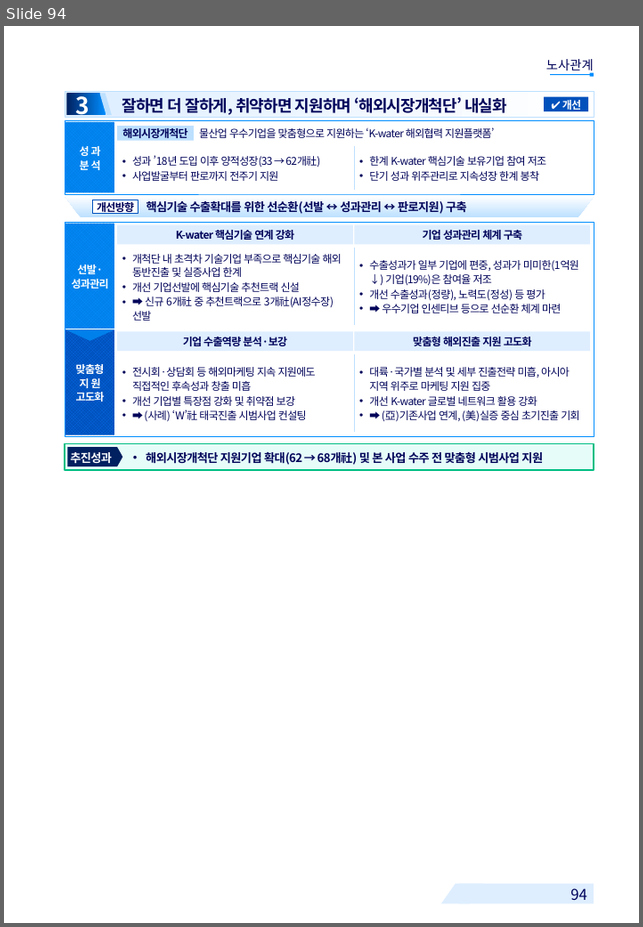
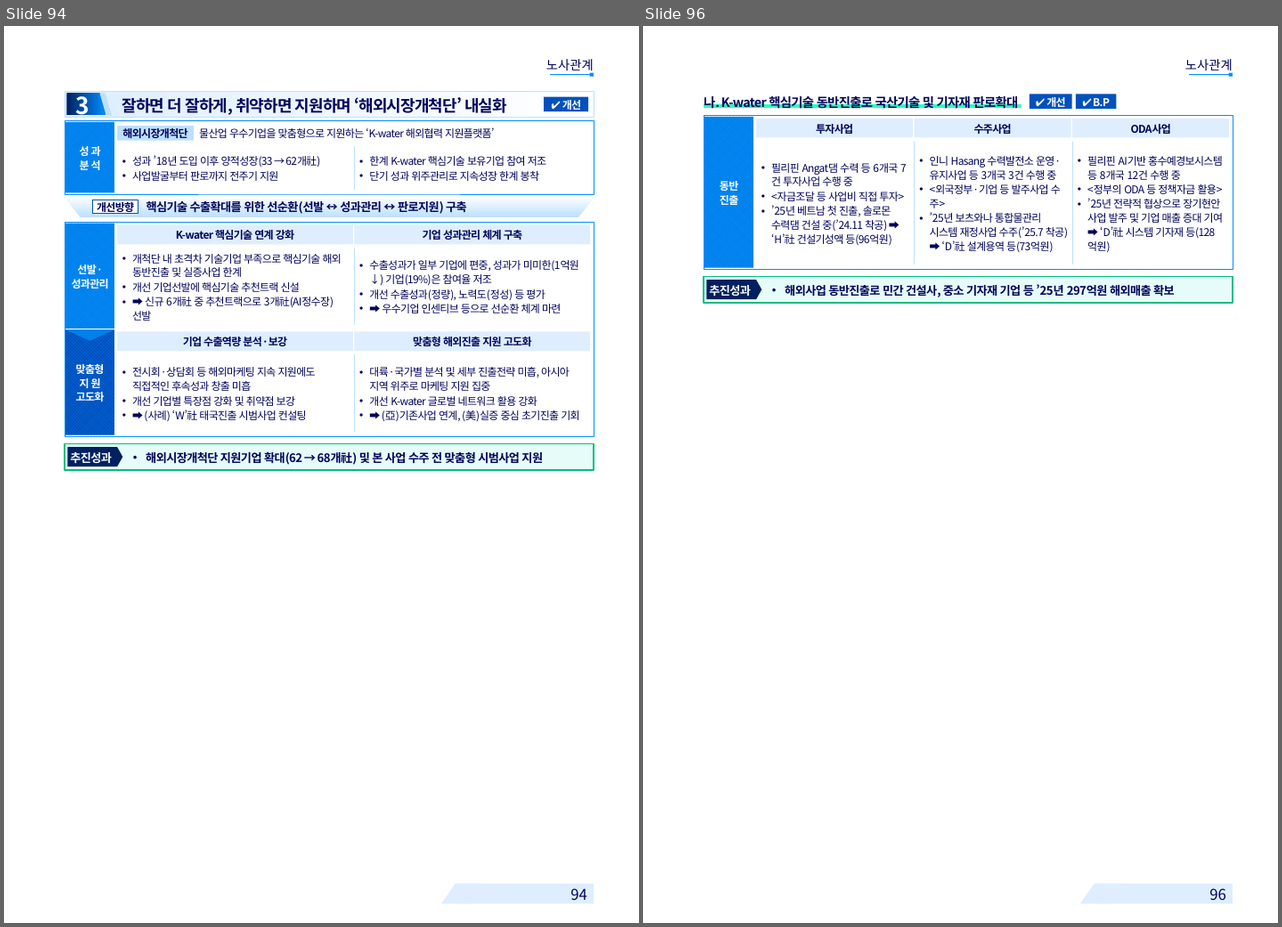
Before and after one commit to khjlsi-creator/claude, a slide deck: korad-경영평가-ppt/KORAD_경영평가_레이아웃_템플릿_A4세로.pptx. Shown side by side, each under a label of ours: slide 94 before the commit, slides 94 and 96 after it; the slides between them are not shown. The pictures are 643x927 and 1282x927 pixels, drawn with LibreOffice and Linux fonts; fonts in the diff are those of the drawing; background and template pictures are left out. Boxes give left, top, right and bottom in pixels: in the first picture for what was removed or moved away, otherwise in the second. Text is boxed around its words. In the diff, an @@ line names an element or a change of style, - is before the commit and + after.

```diff
--- a/korad-경영평가-ppt/KORAD_경영평가_레이아웃_템플릿_A4세로.pptx
+++ b/korad-경영평가-ppt/KORAD_경영평가_레이아웃_템플릿_A4세로.pptx
@@ slide 96 added at (643,26,1278,923), background #FFFFFF; not listed: 4 template elements that a slide beside it also shows @@
@@ text added at (1185,59,1232,74), 12 pt, text #000359 @@
+노사관계
@@ rectangle added at (704,104,1020,108), fill #29FFBD @@
@@ text added at (704,95,1019,111), 12 pt, text #000359, bold @@
+나. K-water 핵심기술 동반진출로 국산기술 및 기자재 판로확대
@@ rectangle added at (1029,95,1071,109), fill #0051BC @@
@@ text added at (1046,97,1065,107), 10 pt, text #FFFFFF, bold @@
+✔ 개선
@@ rectangle added at (1075,95,1116,109), fill #0051BC @@
@@ text added at (1092,98,1109,106), 10 pt, text #FFFFFF, bold @@
+✔ B.P
@@ rectangle added at (704,115,1232,269), fill #FFFFFF, outline #008EFF 0.75 pt @@
@@ rectangle added at (704,117,753,268), fill pattern #0990FF on #0080EA @@
@@ rectangle added at (756,118,913,137), fill #DEEEFF @@
@@ text added at (816,124,853,134), 10 pt, text #000359, bold @@
+투자사업
@@ rectangle added at (914,118,1070,137), fill #DEEEFF @@
@@ text added at (974,124,1011,134), 10 pt, text #000359, bold @@
+수주사업
@@ rectangle added at (1072,118,1229,137), fill #DEEEFF @@
@@ text added at (1131,124,1171,134), 10 pt, text #000359, bold @@
+ODA사업
@@ line added from (914, 141) to (914, 265), #BDE0FF 0.75 pt @@
@@ text added at (930,156,1068,253), 10 pt, text #000359 @@
+• 인니 Hasang 수력발전소 운영·유지사업 등 3개국 3건 수행 중
+• <외국정부·기업 등 발주사업 수주>
+• ’25년 보츠와나 통합물관리 시스템 재정사업 수주(’25.7 착공) ➡ ‘D’社 설계용역 등(73억원)
@@ line added from (1072, 141) to (1072, 265), #BDE0FF 0.75 pt @@
@@ text added at (1087,156,1222,238), 10 pt, text #000359 @@
+• 필리핀 AI기반 홍수예경보시스템 등 8개국 12건 수행 중
+• <정부의 ODA 등 정책자금 활용>
+• ’25년 전략적 협상으로 장기현안 사업 발주 및 기업 매출 증대 기여 ➡ ‘D’社 시스템 기자재 등(128억원)
@@ text added at (720,181,738,205), 10 pt, text #FFFFFF, bold @@
+동반
+진출
@@ text added at (771,163,904,246), 10 pt, text #000359 @@
+• 필리핀 Angat댐 수력 등 6개국 7건 투자사업 수행 중
+• <자금조달 등 사업비 직접 투자>
+• ’25년 베트남 첫 진출, 솔로몬 수력댐 건설 중(’24.11 착공) ➡ ‘H’社 건설기성액 등(96억원)
@@ rectangle added at (704,277,1232,303), fill #E6FCF9, outline #00BE83 1.5 pt @@
@@ pentagon arrow added at (707,280,762,300), fill #002060 @@
@@ text added at (707,280,762,300), 11 pt, text #FFFFFF, bold @@
+추진성과
@@ text added at (785,284,1174,297), 11 pt, text #000359, bold @@
+• 해외사업 동반진출로 민간 건설사, 중소 기자재 기업 등 ’25년 297억원 해외매출 확보
@@ text added at (1209,888,1226,900), 14 pt, text #000359 @@
+96
```
Also in this commit, not shown: 2 slides changed, 6 other slides added, 4 other files.
